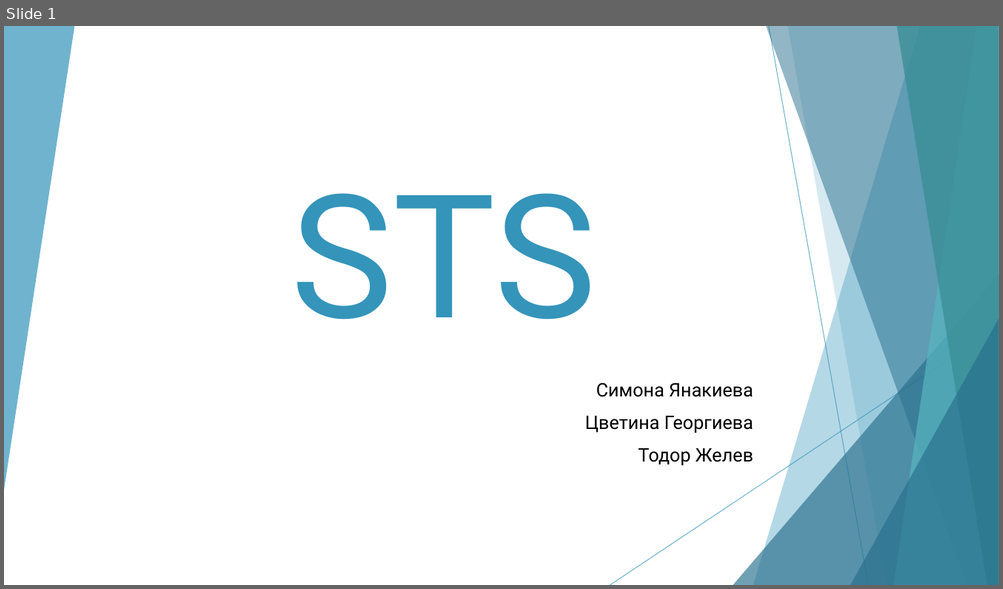
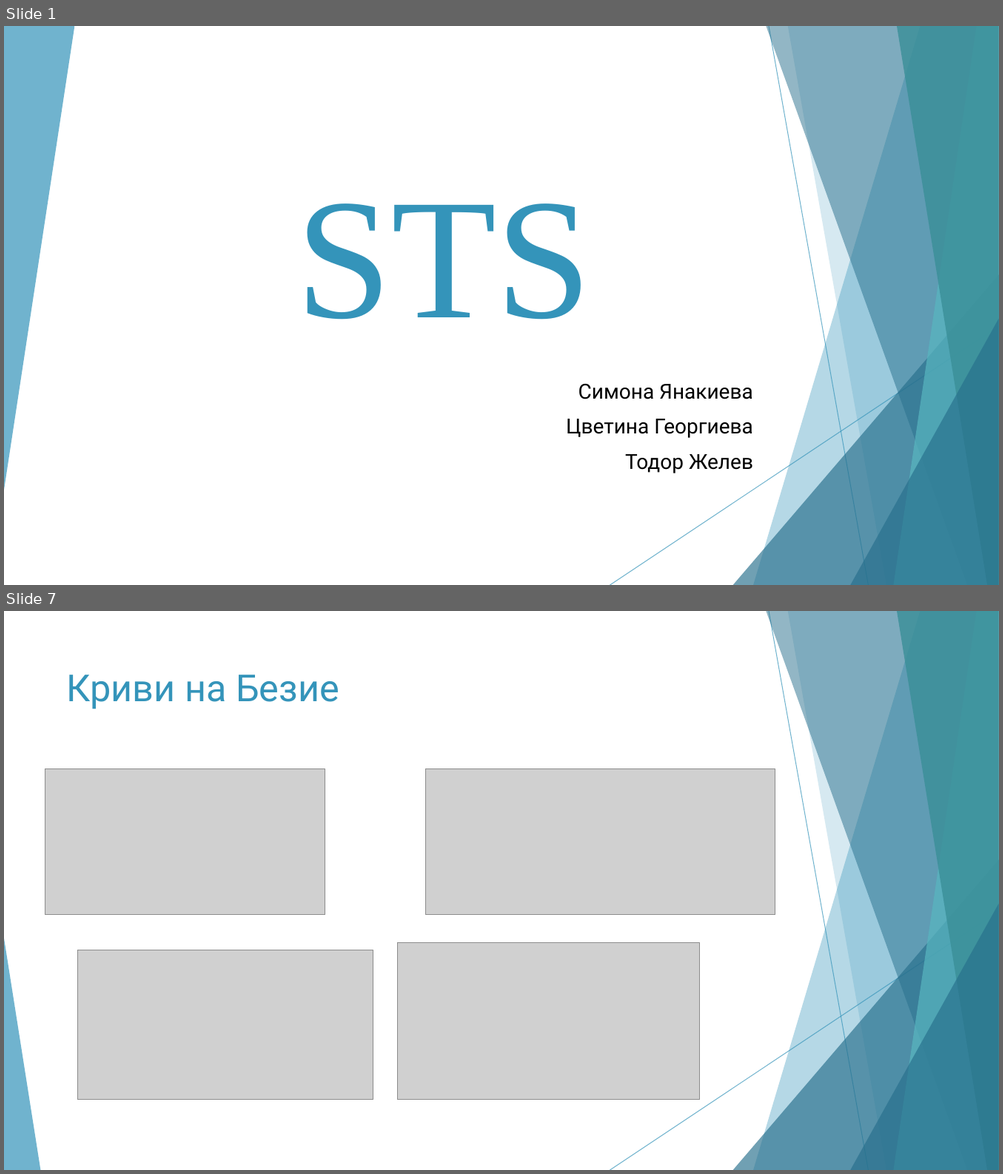
Before and after one commit to todorzhelev/STS, a slide deck: presentation/PresentationFinal.pptx. Shown one above the other, each under a label of ours: slide 1 before the commit, slides 1 and 7 after it; the slides between them are not shown. The pictures are 1003x589 and 1003x1174 pixels, drawn with LibreOffice and Linux fonts; fonts in the diff are those of the drawing; grey boxes stand for pictures. Boxes give left, top, right and bottom in pixels: in the first picture for what was removed or moved away, otherwise in the second. Text is boxed around its words. In the diff, an @@ line names an element or a change of style, - is before the commit and + after.

```diff
--- a/presentation/PresentationFinal.pptx
+++ b/presentation/PresentationFinal.pptx
@@ slide 7 added at <box>4,611,999,1170</box>, background #FFFFFF; not listed: 9 template elements that a slide beside it also shows @@
@@ title added at <box>67,675,339,709</box>, 36 pt, text #3494BA @@
+Криви на Безие
@@ picture added at <box>45,769,325,914</box> @@
@@ picture added at <box>426,769,776,914</box> @@
@@ triangle added at <box>4,939,40,1170</box>, fill #3494BA at 70% opacity @@
@@ picture added at <box>397,943,700,1099</box> @@
@@ picture added at <box>78,951,373,1100</box> @@
@@ slide 1 changed as well @@
@@ title "STS" at <box>296,204,592,320</box>: font Roboto to Times New Roman @@
@@ subtitle "Симона Янакиева" at <box>566,383,753,474</box>: size 18 to 20 pt @@
```
Also in this commit, not shown: 18 other slides added.
